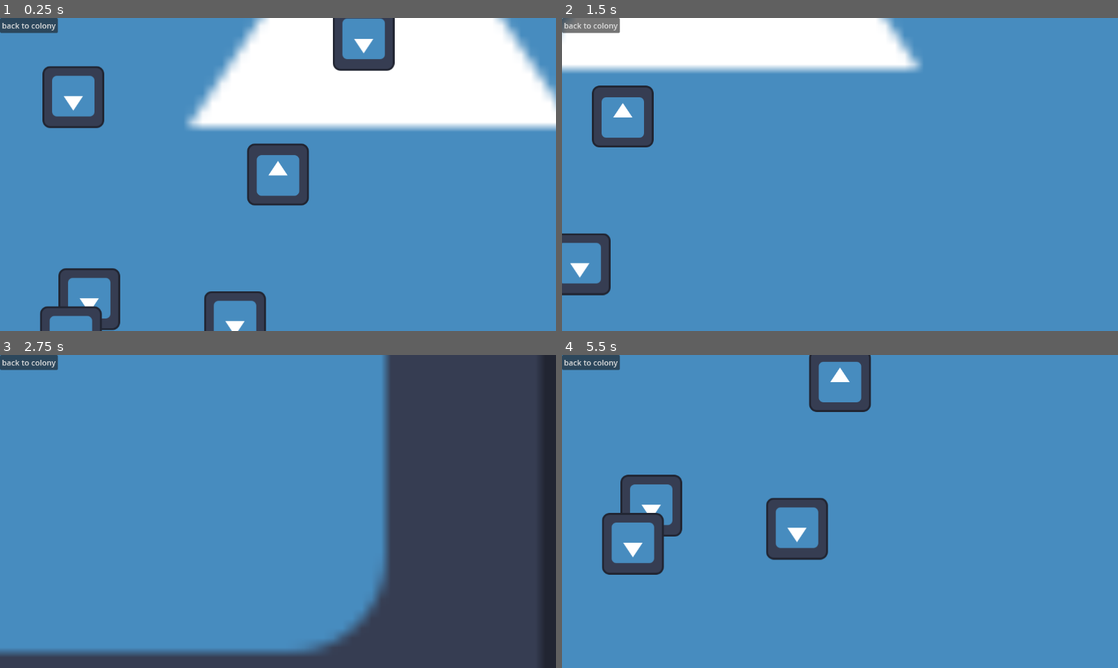
Above: before the commit, frames 1-4 (two rows, left to right).
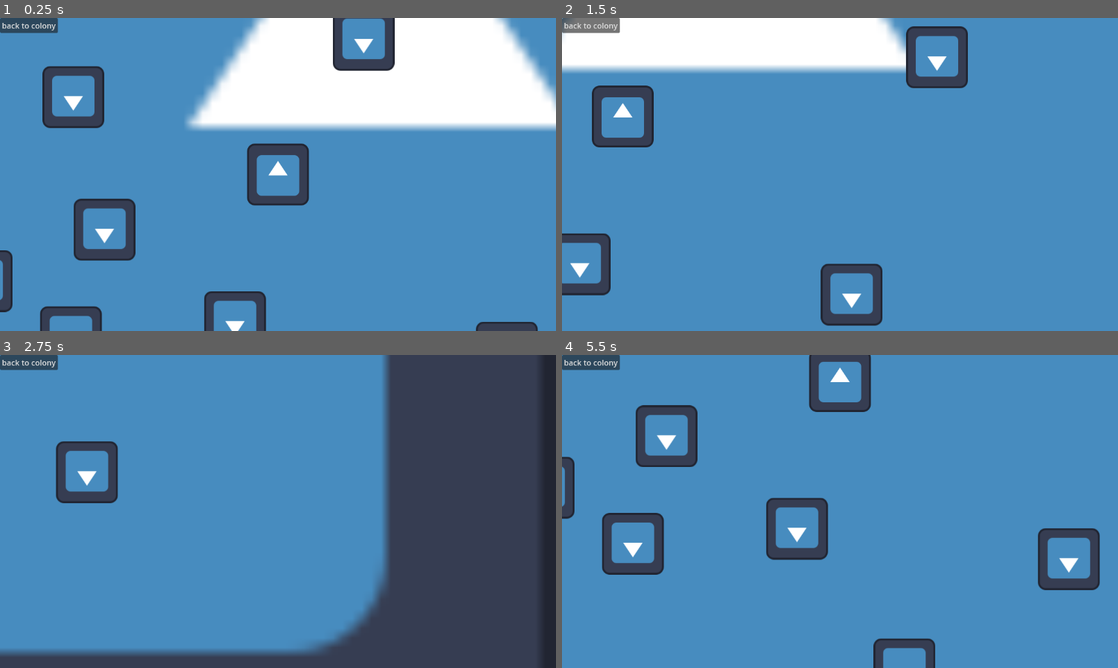
Above: after the commit, the same moments.

Repository: BongHead/GameJam2026
Game: Godot game, scene res://World.tscn
The game is run twice, just before and just after one commit, with the same random seed, the same clock (stepped at 60 frames per second) and the same inputs. The engine's default icon, where the game draws it, is replaced by a stand-in: a white triangle on a blue panel in a dark square.
Inputs:
- Up to frame 1 (0.25 s): no input
- Up to frame 2 (1.5 s): tap Enter at 0.5 s; hold D (right) 0.53-1.28 s; hold S (down) from 1.28 s (still down)
- Up to frame 3 (2.75 s): release S (down) at 2.03 s; hold D (right) from 2.03 s (still down)
- Up to frame 4 (5.5 s): release D (right) at 2.78 s; hold W (up) 2.78-3.53 s; hold A (left) 3.53-5.03 s; hold S (down) from 5.03 s (still down)

The runs differ from the first frame. In frame 1, 2.9% of the frame differs, in the area x 0-97%, y 57-100%; in frame 2, 2.7%; in frame 3, 1.3%; in frame 4, 4.5%, in the area x 0-97%, y 16-100%.

Commit message:
fix: ressources placement

Diff:
--- a/gamejam2026/Temp/example_node.tscn
+++ b/gamejam2026/Temp/example_node.tscn
@@ -1,9 +1,17 @@
-[gd_scene load_steps=2 format=3 uid="uid://dg5xks67ema4m"]
+[gd_scene load_steps=3 format=3 uid="uid://dg5xks67ema4m"]
 
 [ext_resource type="Texture2D" uid="uid://b8qdm5f1602ab" path="res://icon.svg" id="1_o2ltw"]
+
+[sub_resource type="RectangleShape2D" id="RectangleShape2D_ix2u7"]
+size = Vector2(128, 128)
 
 [node name="example node" type="Node2D"]
 
 [node name="Sprite2D" type="Sprite2D" parent="."]
 texture = ExtResource("1_o2ltw")
 flip_v = true
+
+[node name="RigidBody2D" type="RigidBody2D" parent="Sprite2D"]
+
+[node name="CollisionShape2D" type="CollisionShape2D" parent="Sprite2D/RigidBody2D"]
+shape = SubResource("RectangleShape2D_ix2u7")
--- a/gamejam2026/World.tscn
+++ b/gamejam2026/World.tscn
@@ -24,5 +24,6 @@
 
 [node name="Sprite2D2" type="Sprite2D" parent="."]
 texture = ExtResource("1_f7gfw")
+script = ExtResource("1_t0vh2")
 
 [connection signal="pressed" from="Hud/Back to colony" to="Camera2D" method="_on_back_to_colony_pressed"]
--- /dev/null
+++ b/gamejam2026/temperary.gd
@@ -0,0 +1,11 @@
+extends Node2D
+
+
+# Called when the node enters the scene tree for the first time.
+func _ready() -> void:
+	pass # Replace with function body.
+
+
+# Called every frame. 'delta' is the elapsed time since the previous frame.
+func _process(delta: float) -> void:
+	pass
--- /dev/null
+++ b/gamejam2026/temperary.tscn
@@ -0,0 +1,10 @@
+[gd_scene load_steps=2 format=3 uid="uid://bjn6agkxw4csw"]
+
+[ext_resource type="Script" path="res://temperary.gd" id="1_h1nbd"]
+
+[node name="Map" type="Node2D"]
+position = Vector2(-1, 2)
+script = ExtResource("1_h1nbd")
+
+[node name="Camera2D" type="Camera2D" parent="."]
+position = Vector2(0, 2)
--- a/gamejam2026/world.gd
+++ b/gamejam2026/world.gd
@@ -6,13 +6,24 @@
 	var node = preload("res://Temp/example_node.tscn")
 	for x in range(6):
 		var n = node.instantiate()
-		n.position = random_vector(300, 800)
+		var position = random_vector(300, 800)
+		while (not is_valid_position(position)):
+			position = random_vector(300, 800)
+		n.position = position
+		n.add_to_group("resources")
 		add_child(n)
+
+func is_valid_position(pos: Vector2):
+	for enemy in get_tree().get_nodes_in_group("resources"):
+		if enemy.global_position.distance_to(pos) < 200:
+			return false
+	return true
 
 func random_vector(min, max):
 	var v = Vector2.LEFT.normalized()
 	v = v.rotated(randf_range(0, 360))
-	return v * randf_range(min, max)
+	v = v * randf_range(min, max)
+	return v
 
 # Called every frame. 'delta' is the elapsed time since the previous frame.
 func _process(delta: float) -> void:
Not shown: 1 places in gamejam2026/HUD.tscn that only renumber resources
Not shown: 1 places in gamejam2026/World.tscn that only renumber resources
